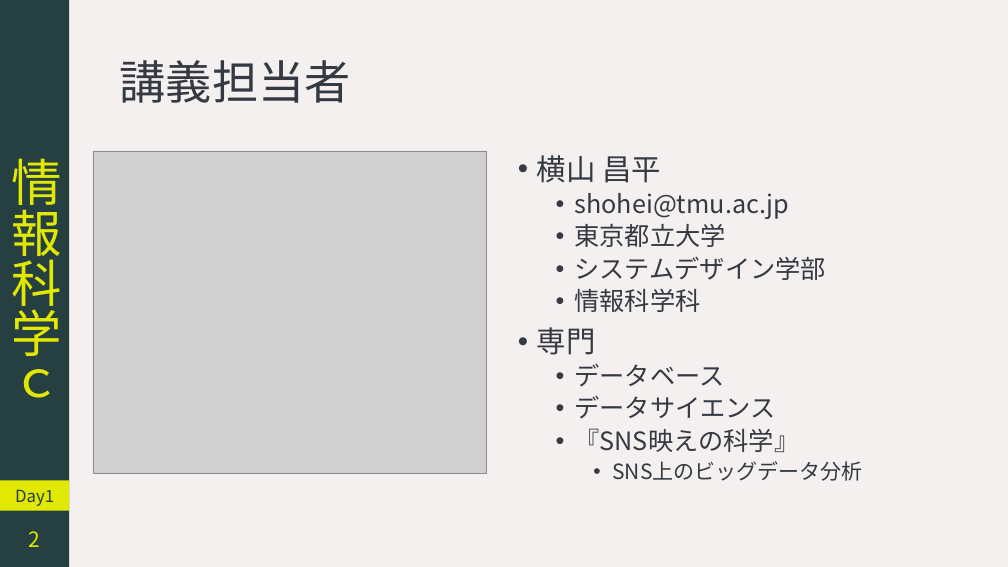
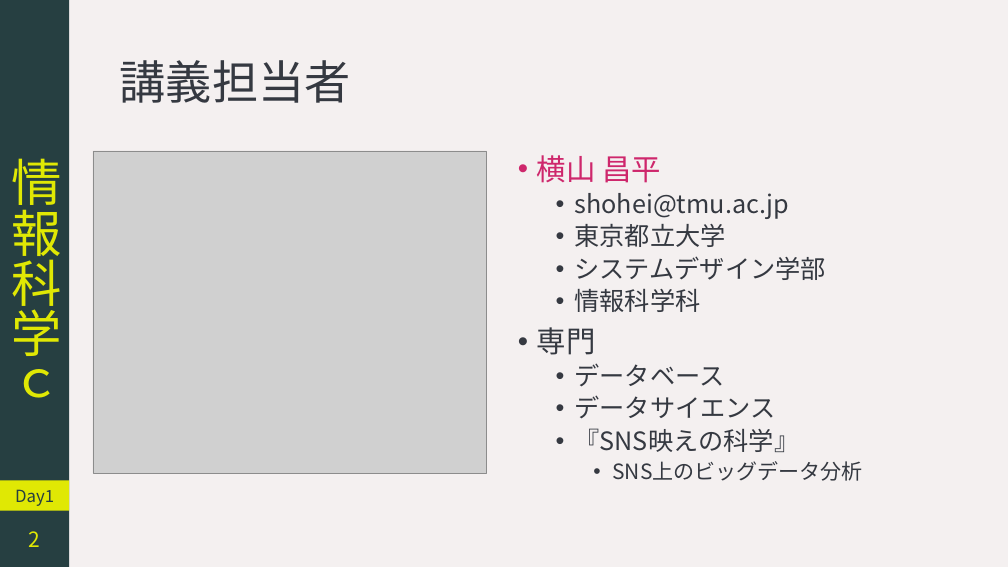
Before and after one commit to YokoyamaLab/PythonBasics, a slide deck: slide 2 of slides/computerScience_day1.pptx. Drawn at 1008x567 pixels with LibreOffice and Linux fonts; fonts in the diff are those of the drawing; grey boxes stand for pictures. Boxes give left, top, right and bottom in pixels: in the first picture for what was removed or moved away, otherwise in the second. Text is boxed around its words. In the diff, an @@ line names an element or a change of style, - is before the commit and + after.

```diff
--- a/slides/computerScience_day1.pptx
+++ b/slides/computerScience_day1.pptx
@@ text at bbox=[537, 155, 661, 183]: text colour #353941 to #CE276C in "横山 昌平" @@
```
Also in this commit, not shown: 7 other slides changed, 1 slide added.
